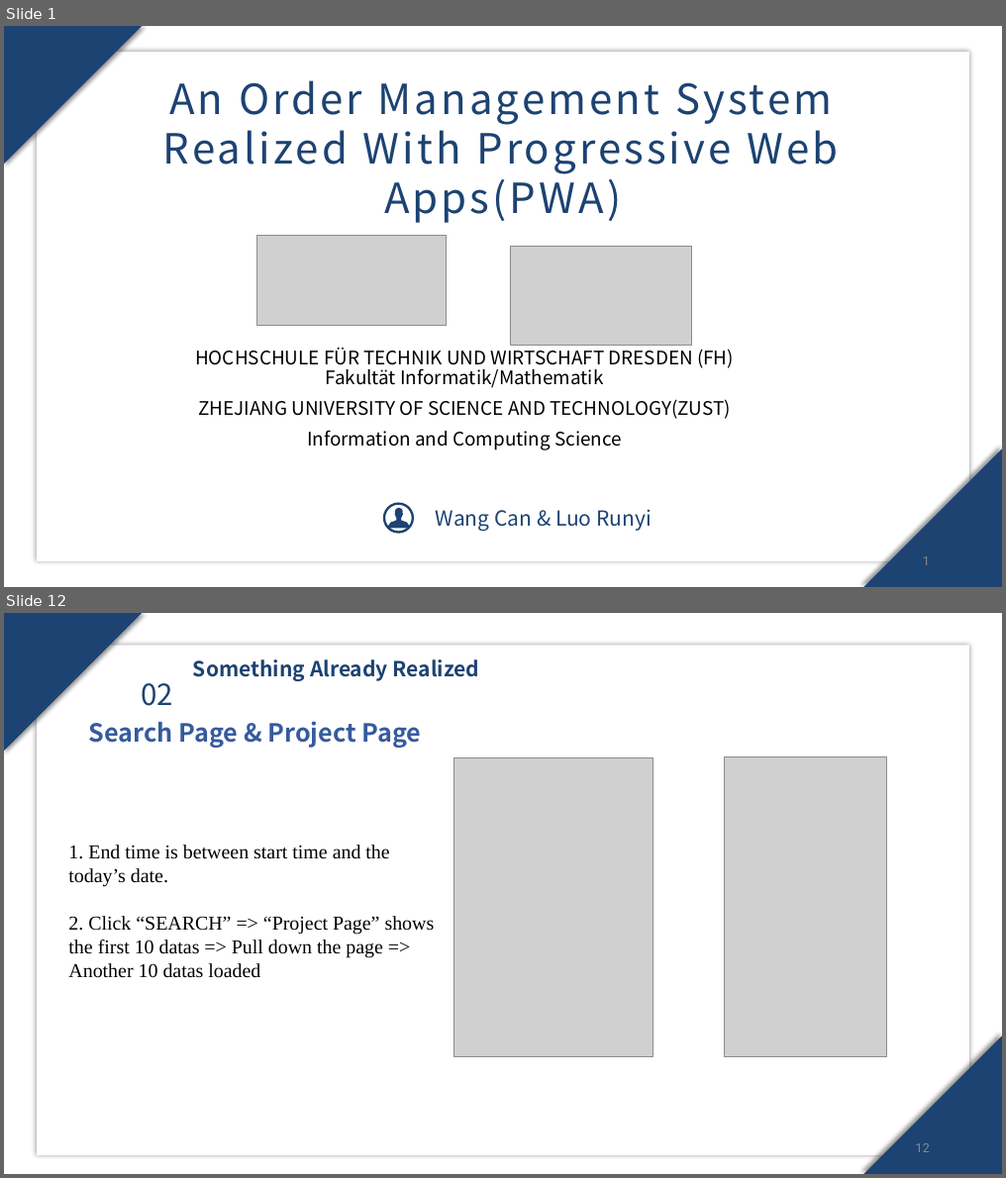
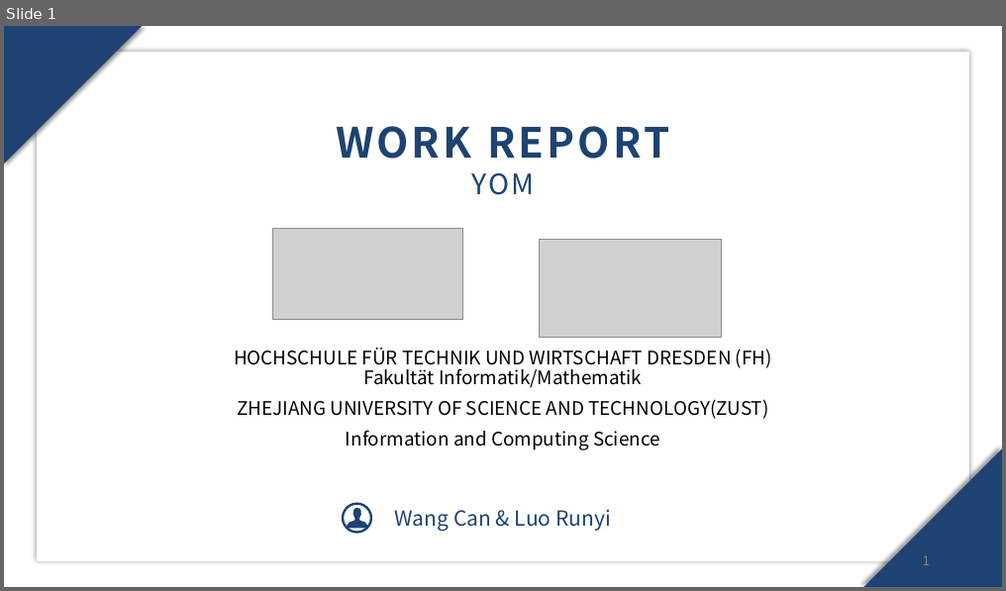
Before and after one commit to SuperRun/Yom, a slide deck: document/work report.pptx. Shown one above the other, each under a label of ours: slides 1 and 12 before the commit, slide 1 after it; the slides between them are not shown. The pictures are 1006x1178 and 1006x591 pixels, drawn with LibreOffice and Linux fonts; fonts in the diff are those of the drawing; grey boxes stand for pictures; background and template pictures are left out. Boxes give left, top, right and bottom in pixels: in the first picture for what was removed or moved away, otherwise in the second. Text is boxed around its words. In the diff, an @@ line names an element or a change of style, - is before the commit and + after.

Commit message:
work report

```diff
--- a/document/work report.pptx
+++ b/document/work report.pptx
@@ slide 12 removed at <box>4,613,1002,1174</box>, background picture (left out) @@
@@ rectangle removed at <box>4,613,1001,1173</box> @@
@@ freeform shape removed at <box>4,613,143,751</box> @@
@@ rectangle removed at <box>37,646,969,1156</box> @@
@@ text removed at <box>193,660,480,681</box> @@
-Something Already Realized
@@ text removed at <box>141,683,173,706</box> @@
-02
@@ text removed at <box>89,721,421,748</box> @@
-Search Page & Project Page
@@ picture removed at <box>453,758,653,1057</box> @@
@@ picture removed at <box>724,758,887,1057</box> @@
@@ text removed at <box>68,845,435,978</box> @@
-1. End time is between start time and the today’s date.
-2. Click “SEARCH” => “Project Page” shows the first 10 datas => Pull down the page => Another 10 datas loaded
@@ freeform shape removed at <box>863,1036,1002,1174</box> @@
@@ page number removed at <box>916,1144,930,1153</box> @@
-12
@@ slide 1 changed as well @@
@@ text at <box>336,126,669,195</box>: text changed; bold on @@
-An Order Management System Realized With Progressive Web Apps(PWA)
+WORK REPORT
+YOM
@@ picture: place and size @@
-picture at <box>256,235,447,325</box>
+picture at <box>273,229,463,319</box>
@@ picture: place and size @@
-picture at <box>510,247,692,345</box>
+picture at <box>540,240,721,338</box>
@@ subtitle "HOCHSCHULE FÜR TECHNIK UND WIRTSCHAFT ...": place and size @@
-subtitle "HOCHSCHULE FÜR TECHNIK UND WIRTSCHAFT ..." at <box>195,345,734,451</box>
+subtitle "HOCHSCHULE FÜR TECHNIK UND WIRTSCHAFT ..." at <box>234,348,772,451</box>
@@ 1 text, 1 freeform shape, 1 ellipse: place and size @@
-1 text, 1 freeform shape, 1 ellipse at <box>384,503,651,532</box>
+1 text, 1 freeform shape, 1 ellipse at <box>343,503,611,532</box>
```
Also in this commit, not shown: 2 other slides changed, 10 slides added, 9 other slides removed.
